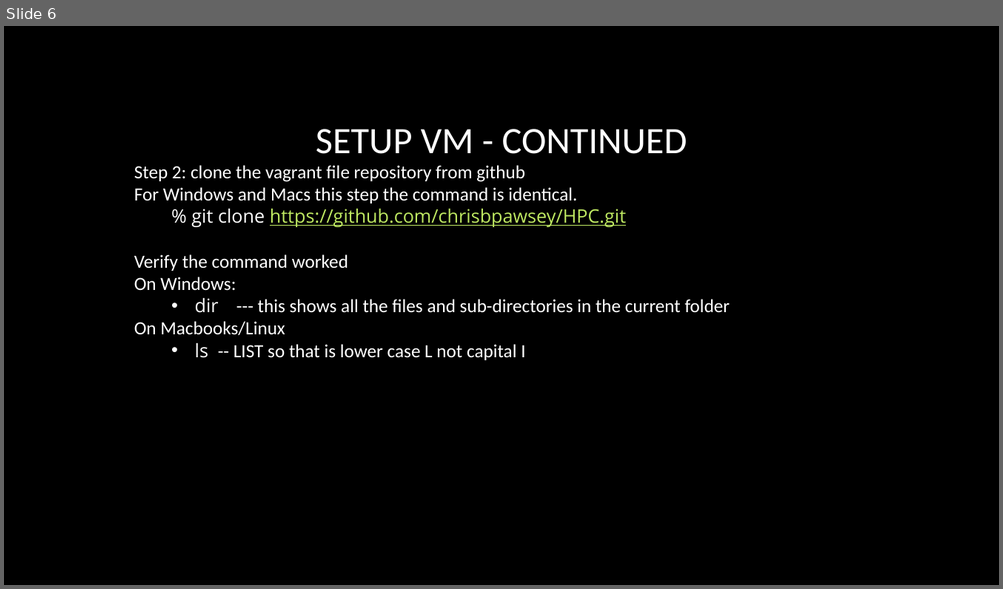
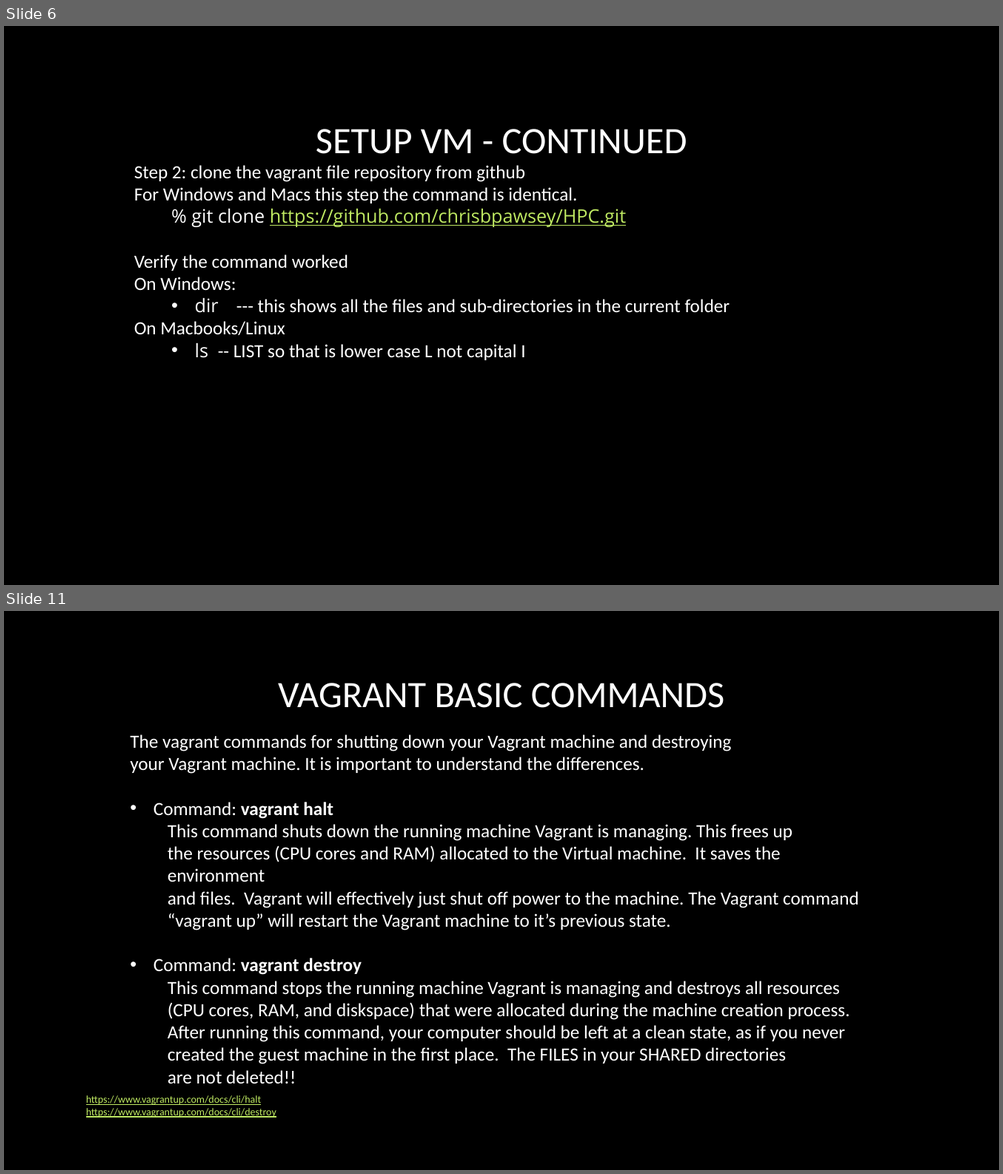
Before and after one commit to chrisbuwahpc/HPC, a slide deck: VM_instructions.pptx. Shown one above the other, each under a label of ours: slide 6 before the commit, slides 6 and 11 after it; the slides between them are not shown. The pictures are 1003x589 and 1003x1174 pixels, drawn with LibreOffice and Linux fonts; fonts in the diff are those of the drawing; background and template pictures are left out. Boxes give left, top, right and bottom in pixels: in the first picture for what was removed or moved away, otherwise in the second. Text is boxed around its words. In the diff, an @@ line names an element or a change of style, - is before the commit and + after.

Commit message:
update 5507 course number and vagrant info

```diff
--- a/VM_instructions.pptx
+++ b/VM_instructions.pptx
@@ slide 11 added at bbox=[4, 611, 999, 1170], background picture (left out) @@
@@ title added at bbox=[278, 683, 725, 708], 36 pt, text #FFFFFF @@
+VAGRANT BASIC COMMANDS
@@ text added at bbox=[130, 735, 859, 1084], 18 pt, text #FFFFFF @@
+The vagrant commands for shutting down your Vagrant machine and destroying
+your Vagrant machine. It is important to understand the differences.
+• Command: vagrant halt
+  This command shuts down the running machine Vagrant is managing. This frees up
+  the resources (CPU cores and RAM) allocated to the Virtual machine. It saves the environment
+  and files. Vagrant will effectively just shut off power to the machine. The Vagrant command
+  “vagrant up” will restart the Vagrant machine to it’s previous state.
+• Command: vagrant destroy
+  This command stops the running machine Vagrant is managing and destroys all resources
+  (CPU cores, RAM, and diskspace) that were allocated during the machine creation process.
+  After running this command, your computer should be left at a clean state, as if you never
+  created the guest machine in the first place. The FILES in your SHARED directories
+  are not deleted!!
@@ text added at bbox=[86, 1096, 276, 1118], 10 pt, text #BFE962, underline @@
+https://www.vagrantup.com/docs/cli/halt
+https://www.vagrantup.com/docs/cli/destroy
```
Also in this commit, not shown: 5 slides changed, 1 other slide added, 1 other file.
